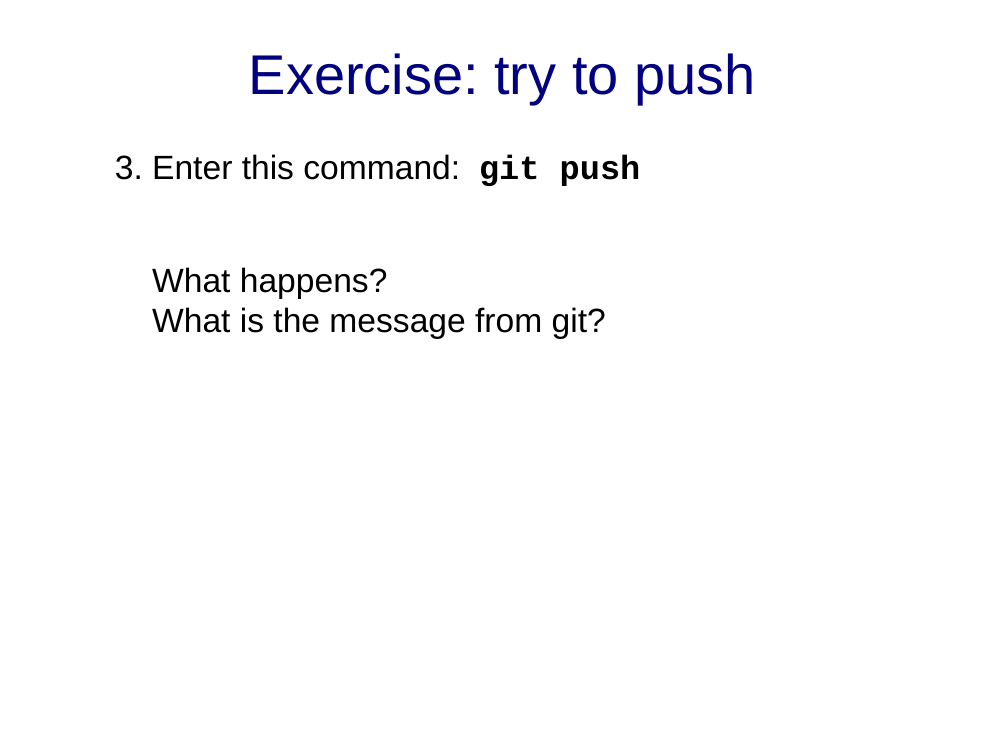
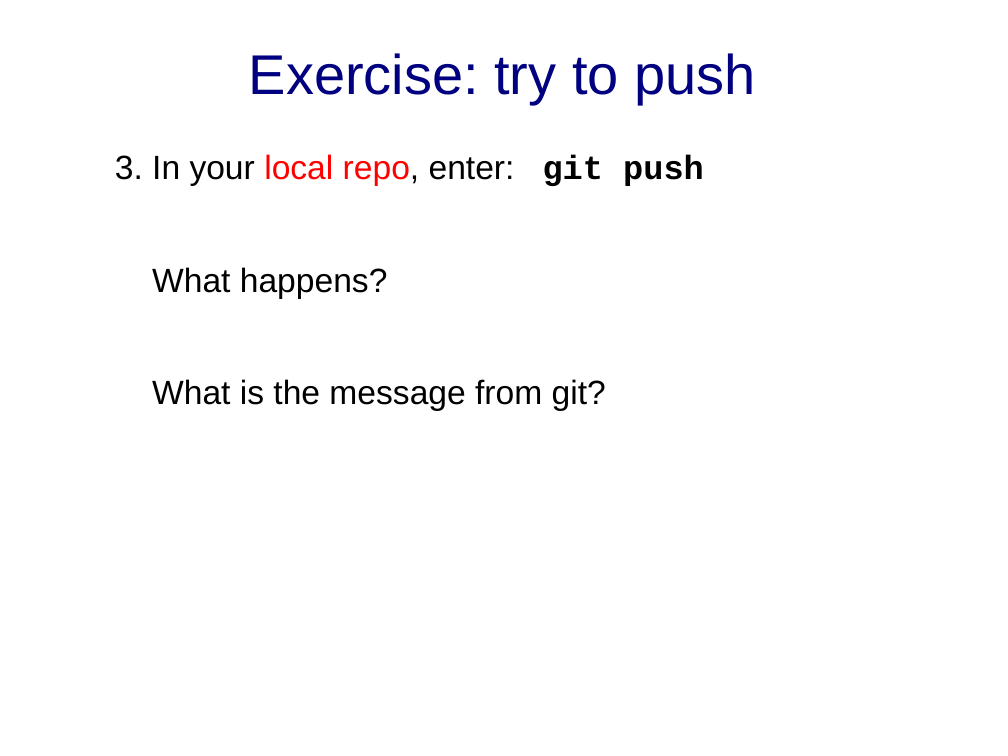
Before and after one commit to cpske/ISP, a slide deck: slide 6 of git/Merge-and-Conflict-Practice.ppt. Drawn at 1008x756 pixels with LibreOffice and Linux fonts; fonts in the diff are those of the drawing. Boxes give left, top, right and bottom in pixels: in the first picture for what was removed or moved away, otherwise in the second. Text is boxed around its words. In the diff, an @@ line names an element or a change of style, - is before the commit and + after.

```diff
--- a/git/Merge-and-Conflict-Practice.ppt
+++ b/git/Merge-and-Conflict-Practice.ppt
@@ text at box(115, 154, 704, 411): text changed @@
-3. Enter this command: git push
-What happens?
-What is the message from git?
+3. In your local repo, enter: git push
+What happens?
+What is the message from git?
```
Also in this commit, not shown: 13 other slides changed, 1 slide added, 8 other files.
